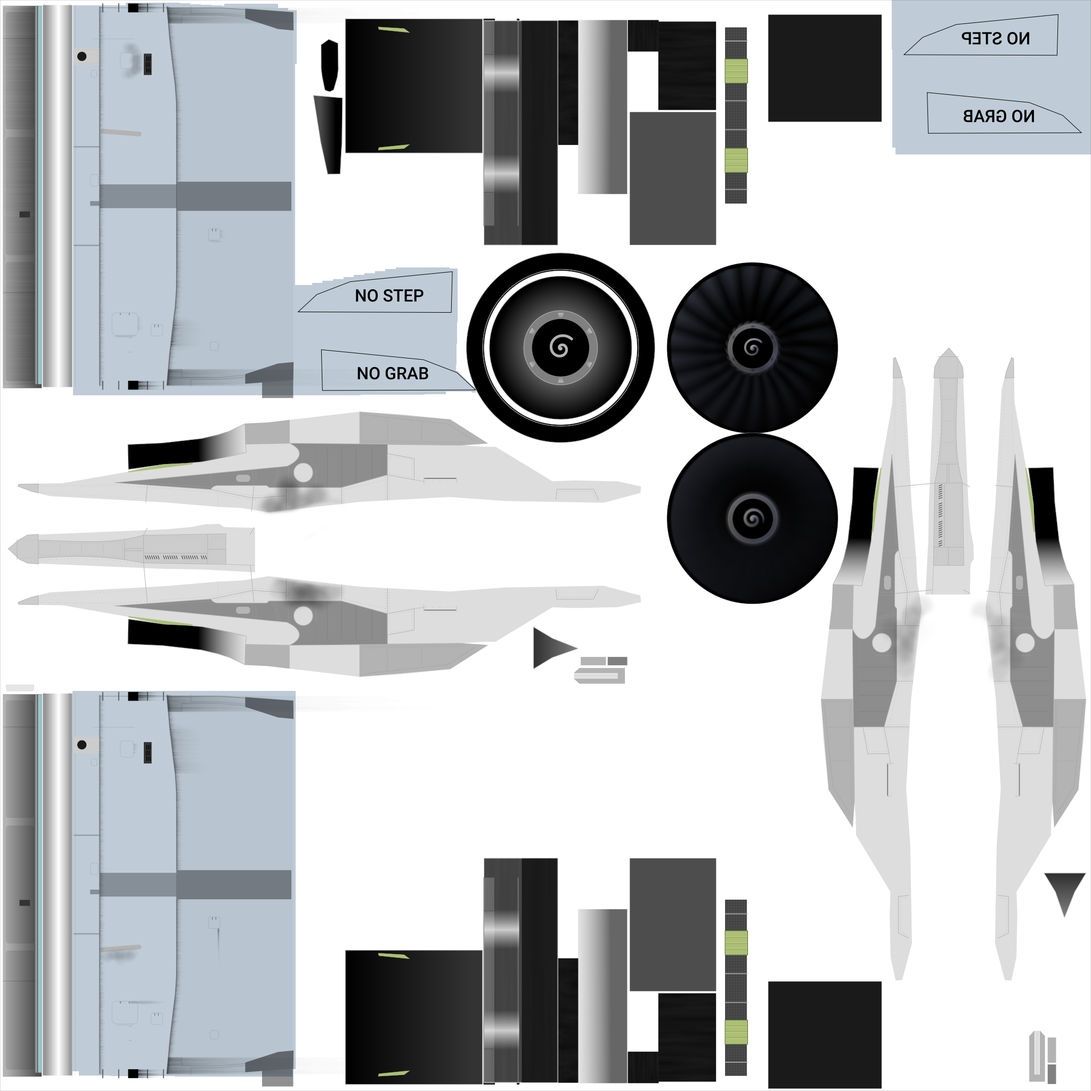
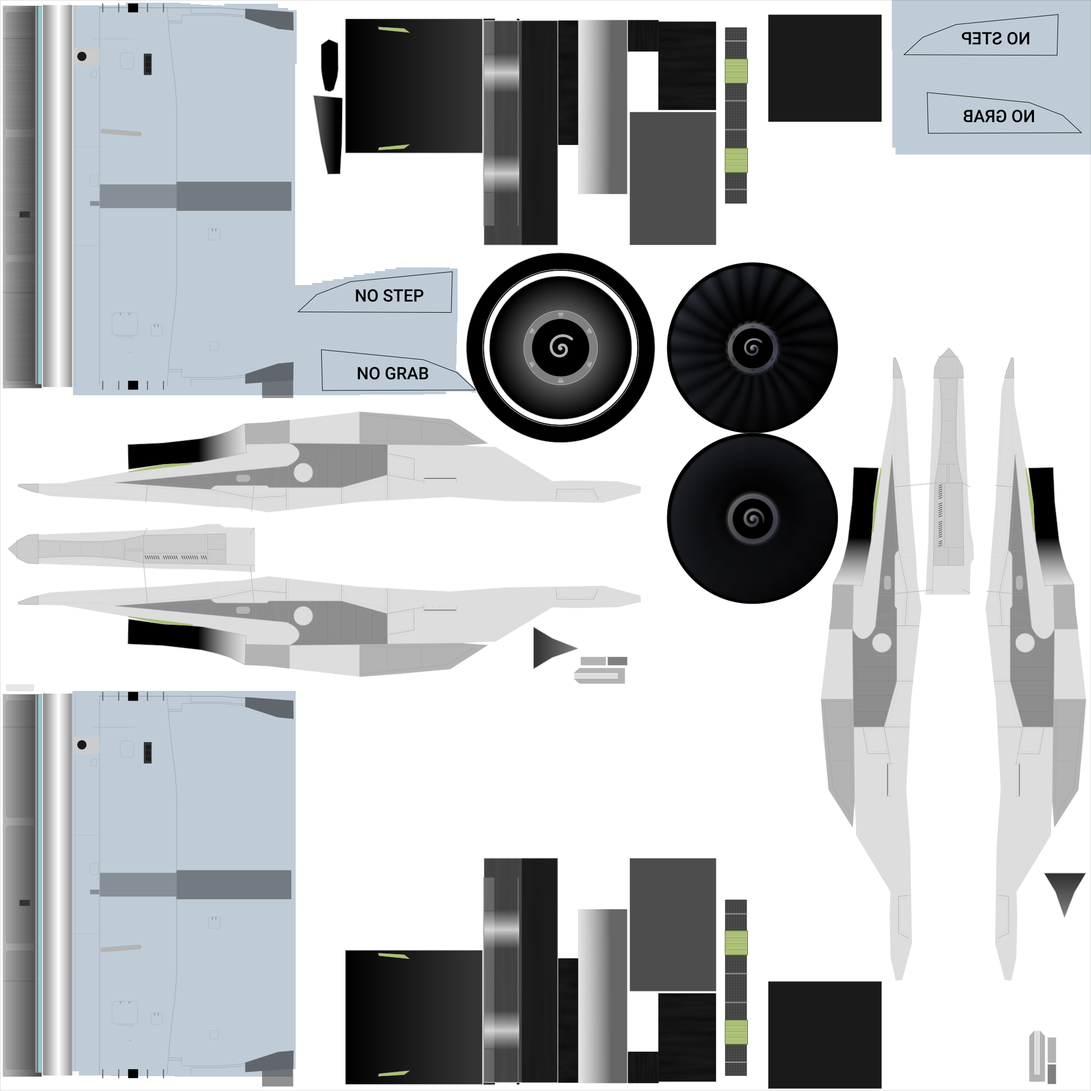
Layer changes from the first 1091 x 1091 image to the second:
hid "Dirt" over [left=73, top=2, right=1025, bottom=1080]
